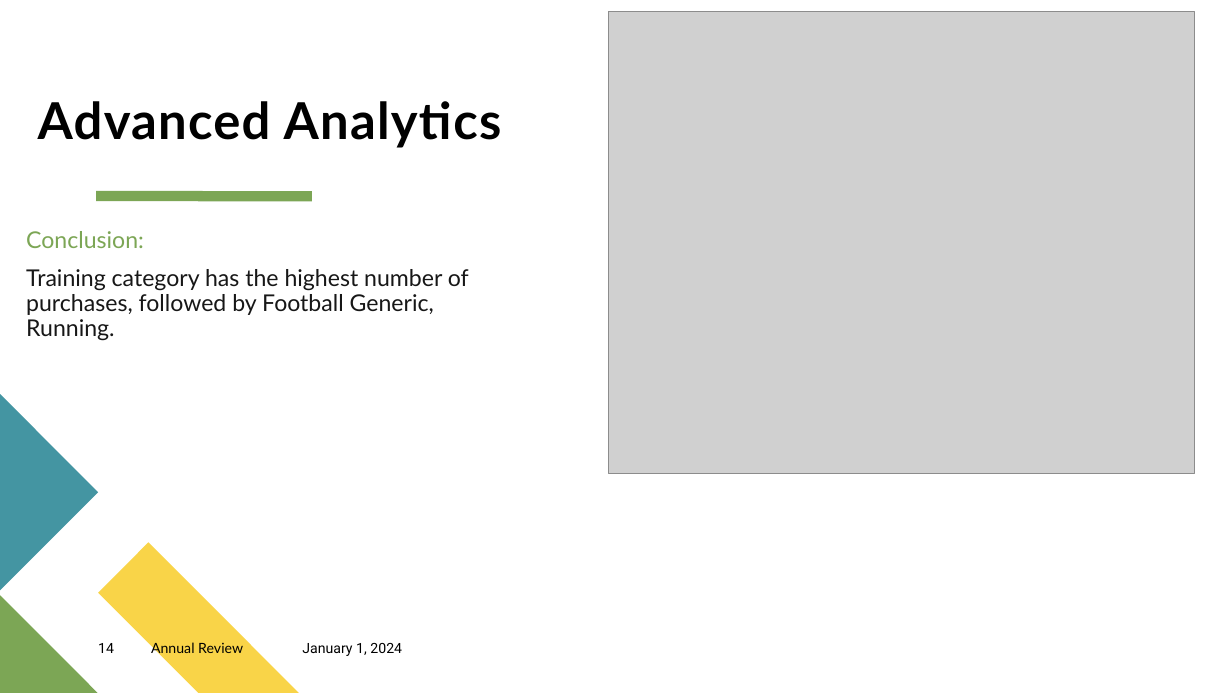
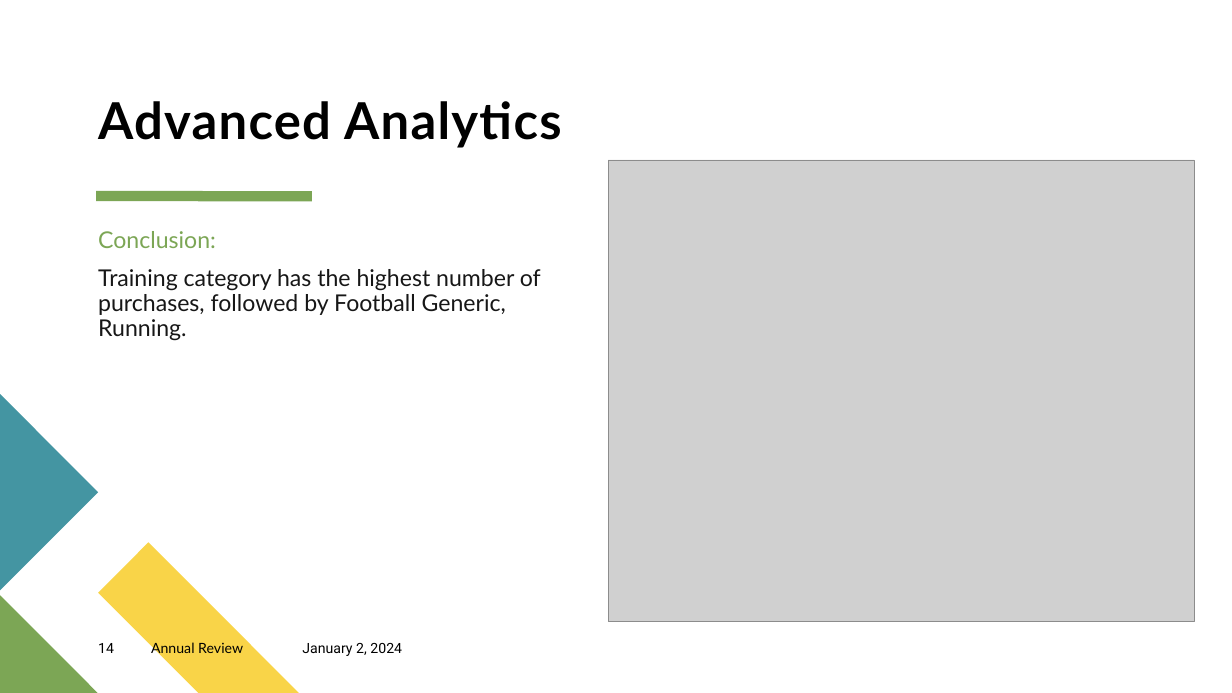
Before and after one commit to AlyAEE/Sports-Wear-Group-Classification-Project, a slide deck: slide 14 of Sport Wear Group Analytics.pptx. Drawn at 1232x693 pixels with LibreOffice and Linux fonts; fonts in the diff are those of the drawing; grey boxes stand for pictures. Boxes give left, top, right and bottom in pixels: in the first picture for what was removed or moved away, otherwise in the second. Text is boxed around its words. In the diff, an @@ line names an element or a change of style, - is before the commit and + after.

```diff
--- a/Sport Wear Group Analytics.pptx
+++ b/Sport Wear Group Analytics.pptx
@@ title "Advanced Analytics": place and size @@
-title "Advanced Analytics" at (38, 101, 502, 148)
+title "Advanced Analytics" at (98, 101, 562, 148)
@@ picture: place and size @@
-picture at (608, 11, 1194, 473)
+picture at (608, 160, 1194, 622)
@@ text "Conclusion:": place and size @@
-text "Conclusion:" at (26, 231, 469, 341)
+text "Conclusion:" at (98, 231, 541, 341)
@@ text at (302, 643, 402, 656): text changed @@
-January 1, 2024
+January 2, 2024
```
Also in this commit, not shown: 29 other slides changed, 2 slides added, 1 other file.
